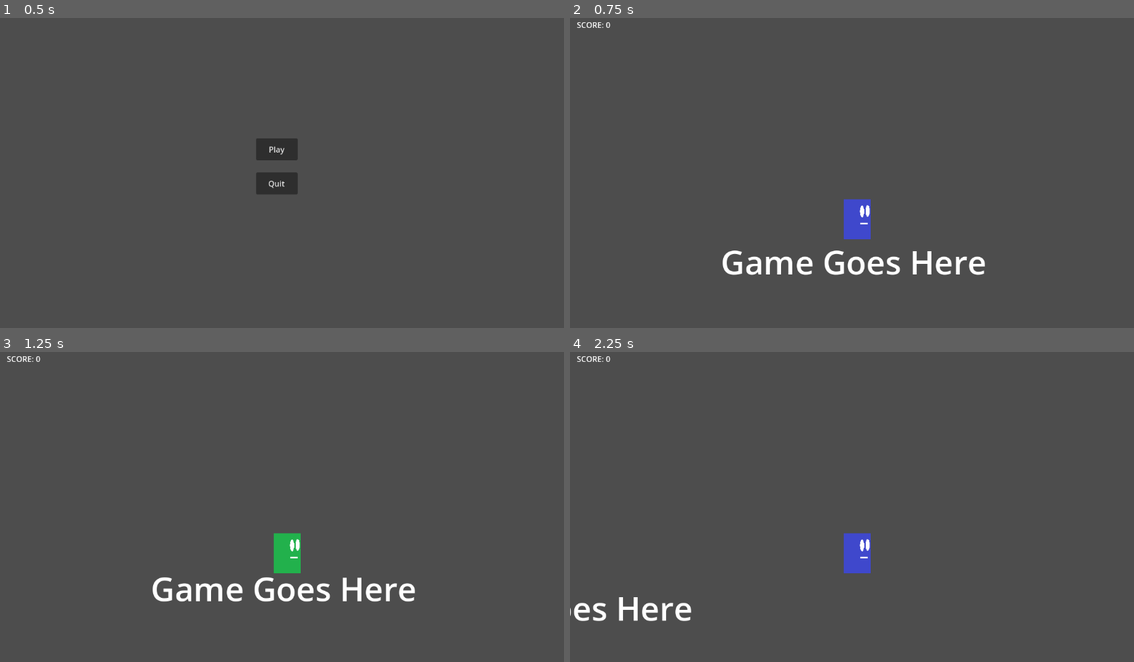
Above: before the commit, frames 1-4 (two rows, left to right).
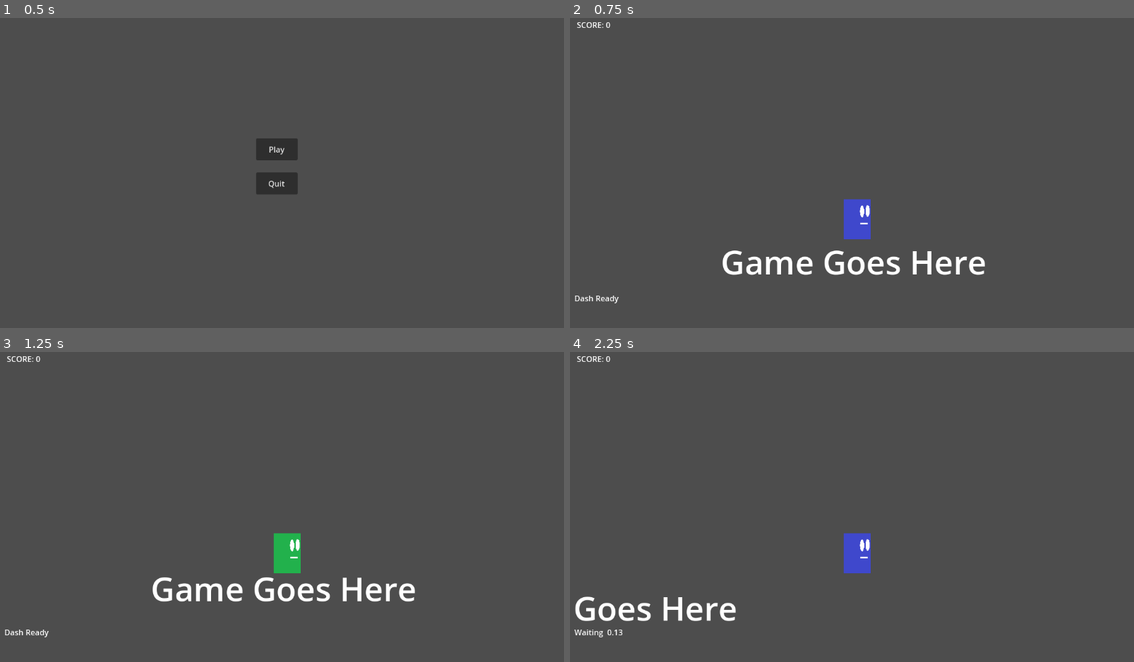
Above: after the commit, the same moments.

Repository: red-star-fighter/Test-Game-Project-2
Game: Godot game, scene res://Main Menu.tscn
Same seed, same stepped clock (60 frames per second), same inputs: the game is played once before the commit and once after it.
Inputs:
- Up to frame 1 (0.5 s): no input
- Up to frame 2 (0.75 s): click "Play" at 0.5 s
- Up to frame 3 (1.25 s): no input
- Up to frame 4 (2.25 s): tap Enter at 1.25 s; hold D (moveRight) from 1.28 s (still down); tap Shift (shift) at 1.35, 2.1 s; tap Space (jump) at 1.52 s

Frame 1 is identical in both runs. In frame 2, less than 0.1% of the frame differs, in the area x 0-9%, y 89-93%; in frame 3, less than 0.1%; in frame 4, 1.1%, in the area x 0-30%, y 78-93%.

Commit message:
dash UI and timer integration
made those things

Diff:
--- a/Player/Player.gd
+++ b/Player/Player.gd
@@ -7,6 +7,7 @@
 var gravity = ProjectSettings.get_setting("physics/2d/default_gravity")
 var doublej = false
 var canDash = true
+var storedDash = true
 var pos = str(int(self.global_transform.origin.y))
 
 @onready var anim = get_node("AnimationPlayer")
@@ -16,7 +17,7 @@
 	#tracks Y position as score
 	if self.global_transform.origin.y > int(pos):
 		pos = str(int(self.global_transform.origin.y))
-		$Score.text = "SCORE: " + pos
+		$Camera2D/Score.text = "SCORE: " + pos
 
 	# Adds the gravity.
 	if not is_on_floor():
@@ -25,7 +26,16 @@
 	# Resets double jump.
 	if is_on_floor():
 		doublej = false
-		canDash = true
+		if storedDash == true:
+			canDash = true
+			storedDash = false
+		if $DashTimer.is_stopped():
+			$DashTimer.start()
+
+	if canDash == true:
+		$Camera2D/DashCooldown.text = "Dash Ready"
+	else:
+		$Camera2D/DashCooldown.text = "Waiting  " + str(snapped($DashTimer.time_left,.01))
 
 	# Handles jump input and player jump animation.
 	if Input.is_action_just_pressed("jump") and is_on_floor():
@@ -54,6 +64,7 @@
 		if velocity.y > 0:
 			anim.play("Fall")
 		canDash = false
+		$DashTimer.start()
 	elif direction and Input.is_action_pressed("moveLeft")or Input.is_action_pressed("moveRight"):
 		print(velocity.x)
 		if sign(velocity.x) == direction or velocity.x == 0:
@@ -72,3 +83,9 @@
 			anim.play("Fall")
 
 	move_and_slide()
+
+func _on_dash_timer_timeout():
+	if is_on_floor():
+		canDash = true
+	else:
+		storedDash = true
--- a/Player/Player.tscn
+++ b/Player/Player.tscn
@@ -200,16 +200,26 @@
 [node name="Camera2D" type="Camera2D" parent="."]
 offset = Vector2(0, -140)
 
-[node name="AnimationPlayer" type="AnimationPlayer" parent="."]
-libraries = {
-"": SubResource("AnimationLibrary_6q4ge")
-}
-
-[node name="AnimationTree" type="AnimationTree" parent="."]
-
-[node name="Score" type="Label" parent="."]
+[node name="Score" type="Label" parent="Camera2D"]
 offset_left = -562.0
 offset_top = -450.0
 offset_right = -377.0
 offset_bottom = -353.0
 text = "SCORE: 0"
+
+[node name="DashCooldown" type="Label" parent="Camera2D"]
+offset_left = -567.0
+offset_top = 110.0
+offset_right = -483.0
+offset_bottom = 170.0
+text = "Dash Ready"
+
+[node name="AnimationPlayer" type="AnimationPlayer" parent="."]
+libraries = {
+"": SubResource("AnimationLibrary_6q4ge")
+}
+
+[node name="DashTimer" type="Timer" parent="."]
+one_shot = true
+
+[connection signal="timeout" from="DashTimer" to="." method="_on_dash_timer_timeout"]
